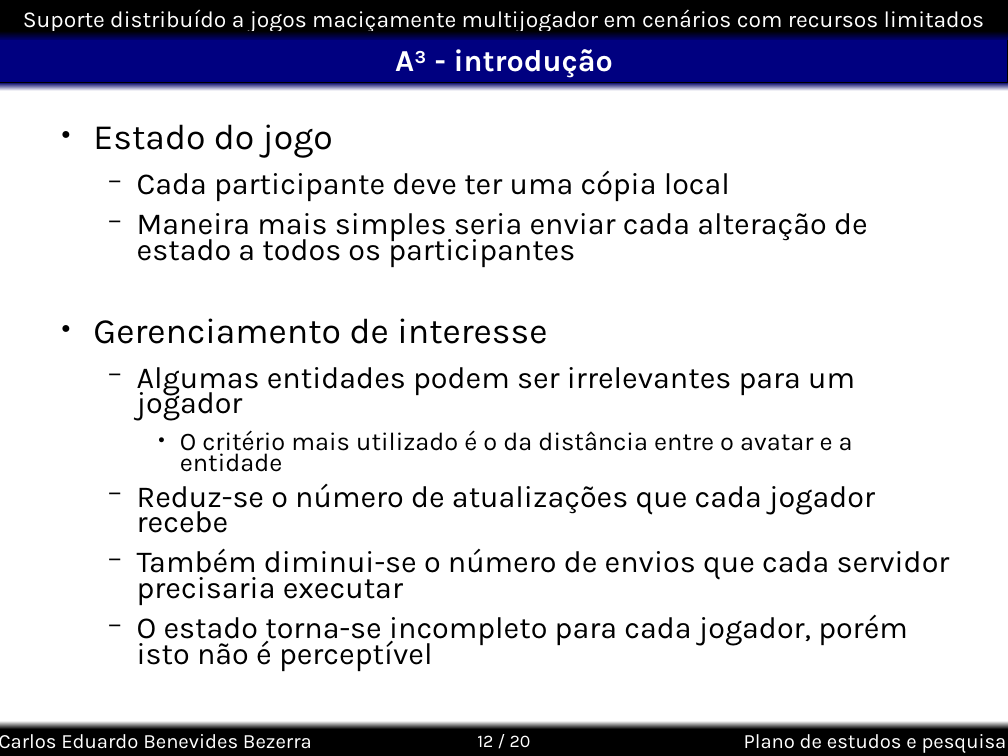
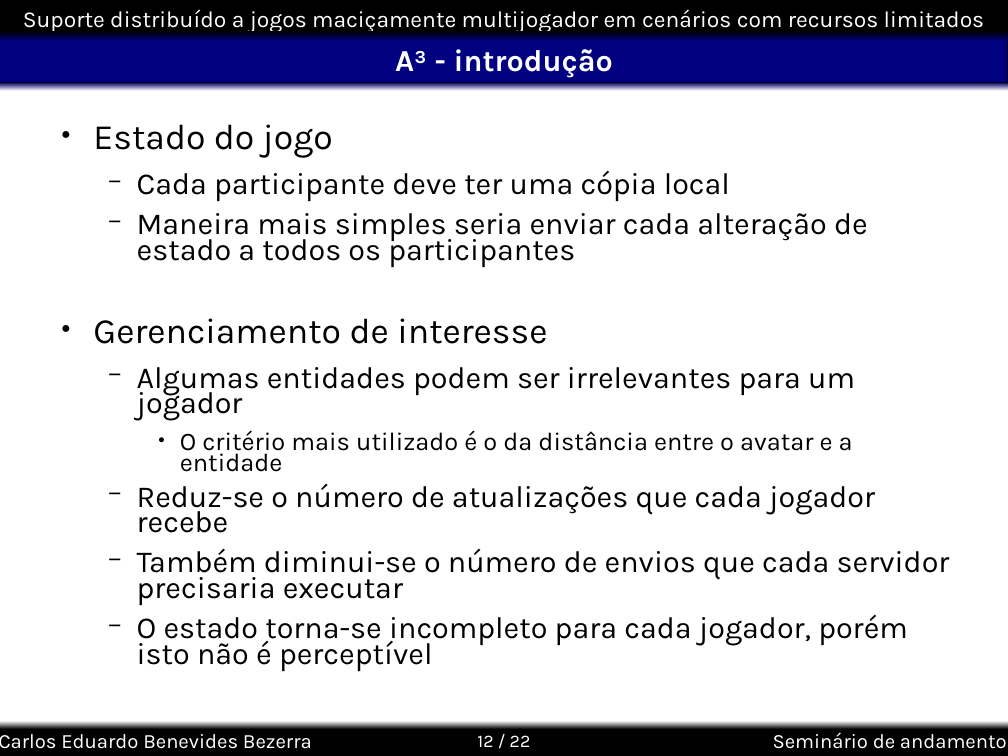
Before and after one commit to kdubezerra/kdubezerra, a slide deck: slide 12 of textos/semac/Semac_Defesa.ppt. Drawn at 1008x756 pixels with LibreOffice and Linux fonts; fonts in the diff are those of the drawing; background and template pictures are left out. Boxes give left, top, right and bottom in pixels: in the first picture for what was removed or moved away, otherwise in the second. Text is boxed around its words. In the diff, an @@ line names an element or a change of style, - is before the commit and + after.

```diff
--- a/textos/semac/Semac_Defesa.ppt
+++ b/textos/semac/Semac_Defesa.ppt
@@ page number at [477,735,531,747]: text changed @@
-12 / 20
+12 / 22
@@ text at [773,732,1007,749]: text changed @@
-Plano de estudos e pesquisa
+Seminário de andamento
```
Also in this commit, not shown: 21 other slides changed.
